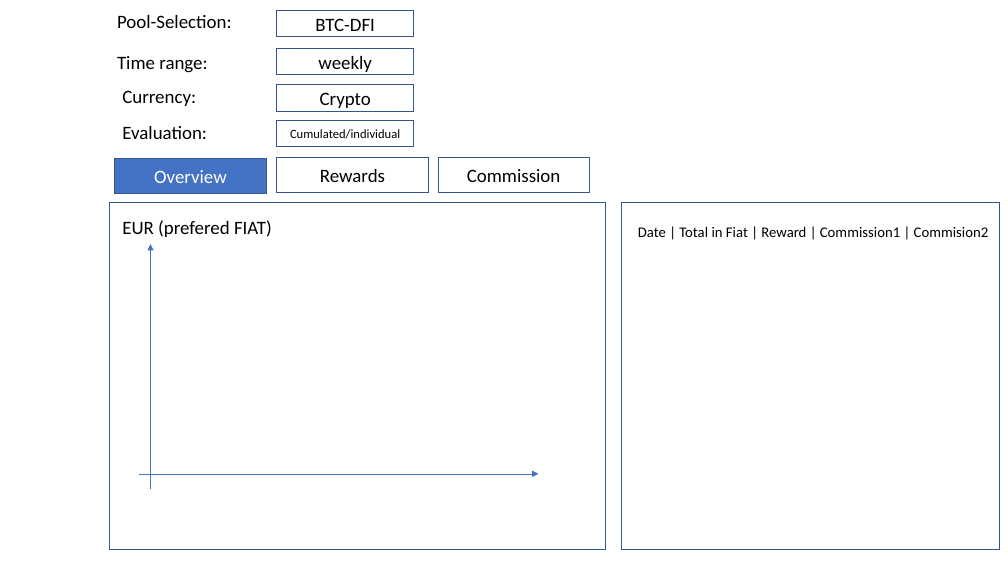
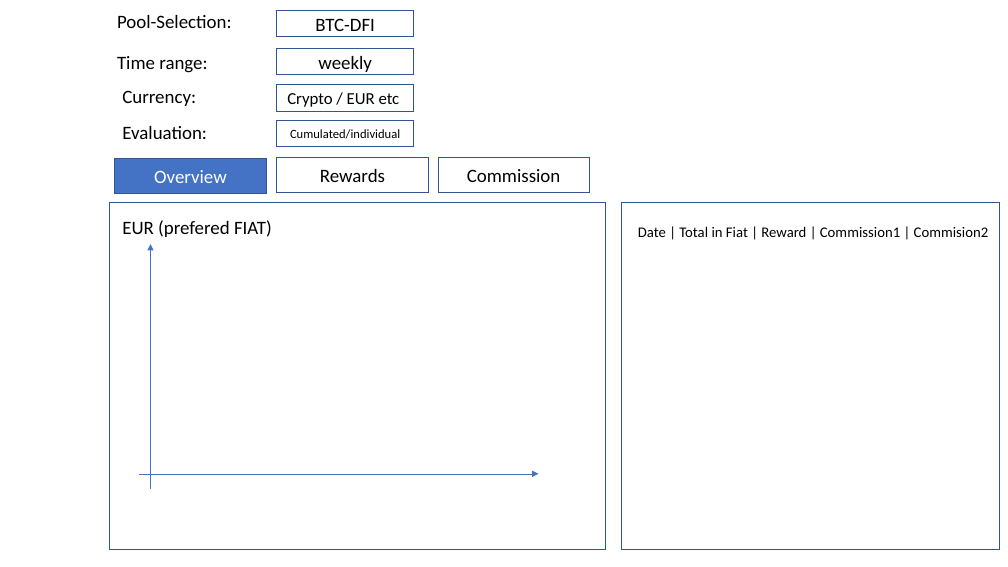
Before and after one commit to cbastienbaron/defi-portfolio, a slide deck: slide 1 of docu/FirstGUIDraft_DeFiPortfolioMgmt.pptx (slide 3 before the commit). Drawn at 1008x567 pixels with LibreOffice and Linux fonts; fonts in the diff are those of the drawing. Boxes give left, top, right and bottom in pixels: in the first picture for what was removed or moved away, otherwise in the second. Text is boxed around its words. In the diff, an @@ line names an element or a change of style, - is before the commit and + after.

```diff
--- a/docu/FirstGUIDraft_DeFiPortfolioMgmt.pptx
+++ b/docu/FirstGUIDraft_DeFiPortfolioMgmt.pptx
@@ text in rectangle at (287, 93, 400, 107): text changed; size 18 to 16 pt @@
-Crypto
+Crypto / EUR etc
```
Also in this commit, not shown: 2 other slides changed, 1 other file.
